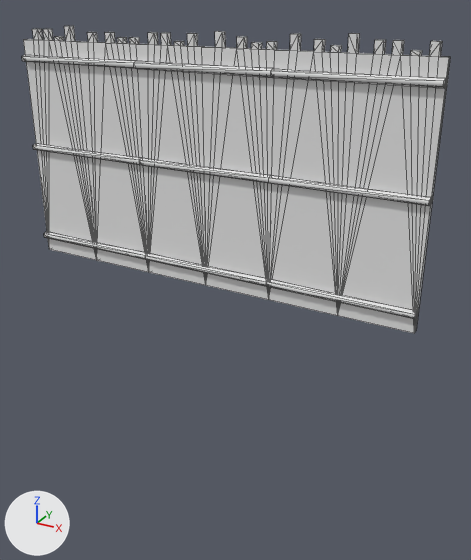
An edit to the COLLADA model art/meshes/structural/palisade_bamboo_long.dae, drawn before and after from the same camera.
The view is the same before and after, from a camera (50 mm lens) standing at (10.73, -17.54, 8.71) and looking at (0.83, 0.46, -0.29). Arrows for +X, +Y and +Z are at lower left; the lights stay in place. Mesh edges are drawn as thin lines. Materials are left out; every surface is plain grey. Vertices at the same position are counted once.

The first picture shows 'palisade_bamboo_long'.
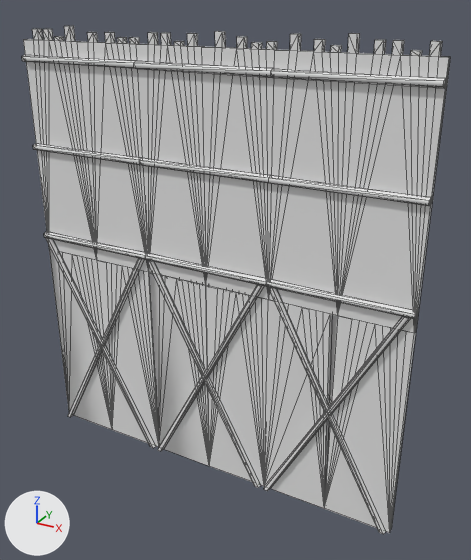
Commit message: Extend palisade below the ground

Pixel boxes (x1, y1, x2, y2) of what changed, in the pictures (471 x 560 px):
'palisade_bamboo_long', reshaped (65% taller)
    before: (22, 26, 450, 333)
    after: (22, 26, 450, 534)
part 1 of me_palisade_bamboo_long, added
    after: (46, 238, 416, 534)

The change, as a diff of the scene's bpy script:
```diff
--- a/art/meshes/structural/palisade_bamboo_long.dae.py
+++ b/art/meshes/structural/palisade_bamboo_long.dae.py
@@ me_palisade_bamboo_long @@
 # used by ob_palisade_bamboo_long; location = (0.0, 0.0, 0.0)
-me_palisade_bamboo_long.from_pydata(...)  # 406 vertices, 690 faces; spans x -7.21..7.15, y -0.23..0.26, z -0.47..7.75
+me_palisade_bamboo_long.from_pydata(...)  # 656 vertices, 934 faces; spans x -7.21..7.15, y -0.23..0.26, z -8.23..7.75
+# me_palisade_bamboo_long part 1
+# 75 vertices are added at x -7.21..7.15, y -0.23..0.17, z -8.23..0.05
+# 20 new vertices lie (0.15, 0.0, 0.0) away from vertices in x -7.16..6.83, y -0.23..0.02, z -8.23..0.05
+# 10 new vertices lie (0.05, 0.15, 0.0) away from vertices in x -7.01..6.98, y -0.22..0.02, z -8.23..0.05
+# 8 new vertices lie (0.05, 0.14, 0.0) away from vertices in x -7.01..6.98, y -0.23..-0.22, z -8.21..0.05
+# 9 new vertices lie (-0.12, 0.09, 0.0) away from vertices in x -6.96..2.61, y -0.09..0.17, z -8.23..0.05
+# 8 new vertices lie (-0.13, 0.09, 0.0) away from vertices in x -2.54..7.03, y -0.09..0.16, z -8.21..0.05
+# 14 new vertices lie (-0.12, -0.09, 0.0) away from vertices in x -7.08..6.9, y 0.0..0.25, z -8.21..0.05
+# 8 new vertices lie (-4.42, 0.0, 8.26) away from vertices in x 2.11..7.03, y -0.23..0.26, z -8.23..-8.21
+# 6 new vertices lie (-4.41, 0.0, 8.26) away from vertices in x 6.78..6.98, y -0.23..0.25, z -8.21
+# 5 new vertices lie (-4.42, 0.0, -8.26) away from vertices in x 2.03..2.23, y -0.22..0.26, z 0.03
+# 18 new vertices lie (0.24, 0.0, 0.0) away from vertices in x -6.73..5.23, y -0.07..0.13, z -0.49..-0.47
+# 12 new vertices lie (0.24, 0.0, 0.0) away from vertices in x -5.77..5.47, y -0.07..0.13, z -0.49..-0.47
+# 12 new vertices lie (0.24, 0.0, 0.0) away from vertices in x -5.53..5.71, y -0.07..0.13, z -0.49..-0.47
+# 12 new vertices lie (0.24, 0.0, 0.0) away from vertices in x -5.29..5.95, y -0.07..0.13, z -0.49..-0.47
+# 9 new vertices lie (0.24, 0.0, 0.0) away from vertices in x -3.38..6.19, y -0.07..0.13, z -0.49..-0.47
+# 6 new vertices lie (-1.2, 0.0, -7.74) away from vertices in x -3.62..3.56, y -0.07..0.13, z -0.49..-0.47
+# 6 new vertices lie (2.4, 0.0, 0.0) away from vertices in x -4.82..2.36, y -0.07..0.13, z -8.23..-8.21
+# 6 new vertices lie (0.0, 0.0, 7.74) away from vertices in x -4.82..-2.42, y -0.07..0.13, z -8.23..-8.21
+# 6 new vertices lie (0.24, 0.0, 0.0) away from vertices in x -3.14..6.43, y -0.07..0.13, z -0.49..-0.47
+# 244 new faces join them
```
